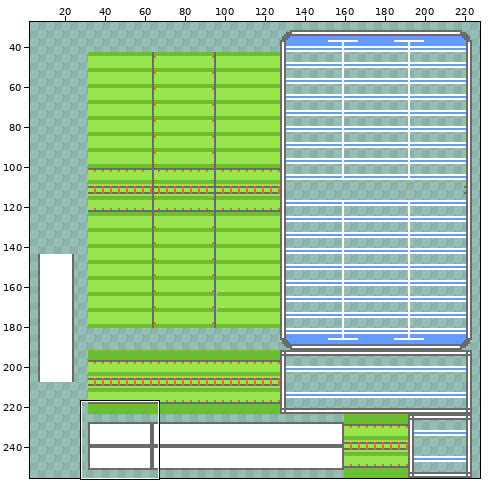
Two versions of one sprite sheet, Assets/ss_Tiles.png. Above, an overview of the earlier version with the close-up marked.
Close-up. The starting point:
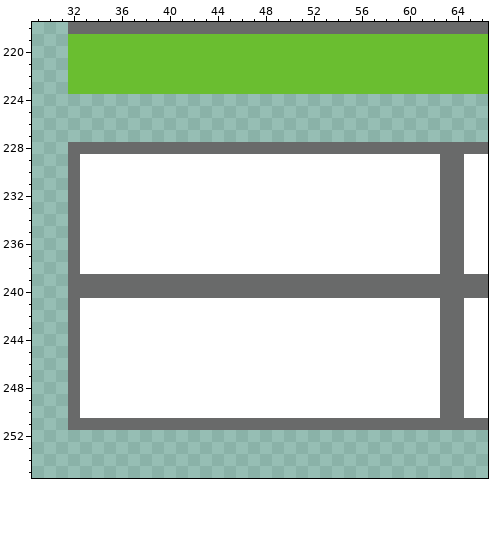
The file is 256x256 pixels. Shown: x 29..66, y 218..255. The wide view leaves out empty margins.
After:
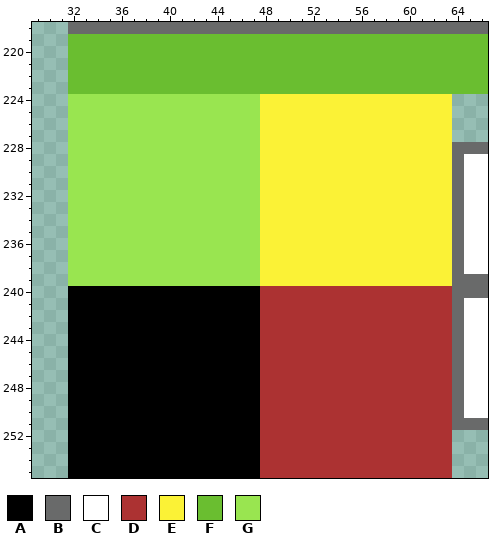
Palette (. is transparent): A #000000  B #696a6a  C #ffffff  D #ac3232  E #fbf236  F #6abe30  G #99e550
What changed:
@@ x 29..66 @@
 223 ...FFFFFFFFFFFFFFFFFFFFFFFFFFFFFFFFFFF
-224 ......................................
-225 ......................................
-226 ......................................
-227 ......................................
-228 ...BBBBBBBBBBBBBBBBBBBBBBBBBBBBBBBBBBB
-229 ...BCCCCCCCCCCCCCCCCCCCCCCCCCCCCCCBBCC
-230 ...BCCCCCCCCCCCCCCCCCCCCCCCCCCCCCCBBCC
-231 ...BCCCCCCCCCCCCCCCCCCCCCCCCCCCCCCBBCC
-232 ...BCCCCCCCCCCCCCCCCCCCCCCCCCCCCCCBBCC
-233 ...BCCCCCCCCCCCCCCCCCCCCCCCCCCCCCCBBCC
-234 ...BCCCCCCCCCCCCCCCCCCCCCCCCCCCCCCBBCC
-235 ...BCCCCCCCCCCCCCCCCCCCCCCCCCCCCCCBBCC
-236 ...BCCCCCCCCCCCCCCCCCCCCCCCCCCCCCCBBCC
-237 ...BCCCCCCCCCCCCCCCCCCCCCCCCCCCCCCBBCC
-238 ...BCCCCCCCCCCCCCCCCCCCCCCCCCCCCCCBBCC
-239 ...BBBBBBBBBBBBBBBBBBBBBBBBBBBBBBBBBBB
-240 ...BBBBBBBBBBBBBBBBBBBBBBBBBBBBBBBBBBB
-241 ...BCCCCCCCCCCCCCCCCCCCCCCCCCCCCCCBBCC
-242 ...BCCCCCCCCCCCCCCCCCCCCCCCCCCCCCCBBCC
-243 ...BCCCCCCCCCCCCCCCCCCCCCCCCCCCCCCBBCC
-244 ...BCCCCCCCCCCCCCCCCCCCCCCCCCCCCCCBBCC
-245 ...BCCCCCCCCCCCCCCCCCCCCCCCCCCCCCCBBCC
-246 ...BCCCCCCCCCCCCCCCCCCCCCCCCCCCCCCBBCC
-247 ...BCCCCCCCCCCCCCCCCCCCCCCCCCCCCCCBBCC
-248 ...BCCCCCCCCCCCCCCCCCCCCCCCCCCCCCCBBCC
-249 ...BCCCCCCCCCCCCCCCCCCCCCCCCCCCCCCBBCC
-250 ...BCCCCCCCCCCCCCCCCCCCCCCCCCCCCCCBBCC
-251 ...BBBBBBBBBBBBBBBBBBBBBBBBBBBBBBBBBBB
-252 ......................................
-253 ......................................
-254 ......................................
-255 ......................................
+224 ...GGGGGGGGGGGGGGGGEEEEEEEEEEEEEEEE...
+225 ...GGGGGGGGGGGGGGGGEEEEEEEEEEEEEEEE...
+226 ...GGGGGGGGGGGGGGGGEEEEEEEEEEEEEEEE...
+227 ...GGGGGGGGGGGGGGGGEEEEEEEEEEEEEEEE...
+228 ...GGGGGGGGGGGGGGGGEEEEEEEEEEEEEEEEBBB
+229 ...GGGGGGGGGGGGGGGGEEEEEEEEEEEEEEEEBCC
+230 ...GGGGGGGGGGGGGGGGEEEEEEEEEEEEEEEEBCC
+231 ...GGGGGGGGGGGGGGGGEEEEEEEEEEEEEEEEBCC
+232 ...GGGGGGGGGGGGGGGGEEEEEEEEEEEEEEEEBCC
+233 ...GGGGGGGGGGGGGGGGEEEEEEEEEEEEEEEEBCC
+234 ...GGGGGGGGGGGGGGGGEEEEEEEEEEEEEEEEBCC
+235 ...GGGGGGGGGGGGGGGGEEEEEEEEEEEEEEEEBCC
+236 ...GGGGGGGGGGGGGGGGEEEEEEEEEEEEEEEEBCC
+237 ...GGGGGGGGGGGGGGGGEEEEEEEEEEEEEEEEBCC
+238 ...GGGGGGGGGGGGGGGGEEEEEEEEEEEEEEEEBCC
+239 ...GGGGGGGGGGGGGGGGEEEEEEEEEEEEEEEEBBB
+240 ...AAAAAAAAAAAAAAAADDDDDDDDDDDDDDDDBBB
+241 ...AAAAAAAAAAAAAAAADDDDDDDDDDDDDDDDBCC
+242 ...AAAAAAAAAAAAAAAADDDDDDDDDDDDDDDDBCC
+243 ...AAAAAAAAAAAAAAAADDDDDDDDDDDDDDDDBCC
+244 ...AAAAAAAAAAAAAAAADDDDDDDDDDDDDDDDBCC
+245 ...AAAAAAAAAAAAAAAADDDDDDDDDDDDDDDDBCC
+246 ...AAAAAAAAAAAAAAAADDDDDDDDDDDDDDDDBCC
+247 ...AAAAAAAAAAAAAAAADDDDDDDDDDDDDDDDBCC
+248 ...AAAAAAAAAAAAAAAADDDDDDDDDDDDDDDDBCC
+249 ...AAAAAAAAAAAAAAAADDDDDDDDDDDDDDDDBCC
+250 ...AAAAAAAAAAAAAAAADDDDDDDDDDDDDDDDBCC
+251 ...AAAAAAAAAAAAAAAADDDDDDDDDDDDDDDDBBB
+252 ...AAAAAAAAAAAAAAAADDDDDDDDDDDDDDDD...
+253 ...AAAAAAAAAAAAAAAADDDDDDDDDDDDDDDD...
+254 ...AAAAAAAAAAAAAAAADDDDDDDDDDDDDDDD...
+255 ...AAAAAAAAAAAAAAAADDDDDDDDDDDDDDDD...
